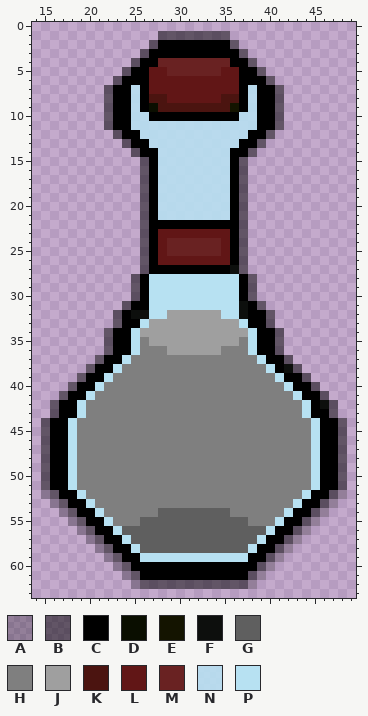
File history of a pixel-art sprite, Common/Textures/Things/PoisonBottles/PoisonBottleSleep.png. This is how it looked before the edit.
The file is 64x64 pixels. Colours within 5 levels of each other are drawn and written as one. Shown: x 14..49, y 0..63.
Palette (. is transparent): A #00000040  B #00000080  C #000000  D #0a0e00  E #141400  F #0d0f0d  G #5f5f5f  H #7f7f7f  J #9f9f9f  K #4b1410  L #611616  M #692222  N #b7e1f2e0  P #b7e1f2
Pixels before, first column x 15:
 1 .............BBBBBBBB.............
 2 ............BCCCCCCCCB............
 3 ...........BCCCCCCCCCCB...........
 4 ..........BCCMMMMMMMMCCB..........
 5 .........BCCLLMMMMMMLLCCB.........
 6 ........BCCCLLLLLLLLLLCCCB........
 7 .......BCCNCLLLLLLLLLLCNCCB.......
 8 .......BCCNCKKLLLLLLKKCNCCB.......
 9 .......BCCNCDKKKKKKKKECNCCB.......
10 .......BCCNNCCCCCCCCCCNNCCB.......
11 .......BCCNNNNNNNNNNNNNNCCB.......
12 ........BCCNNNNNNNNNNNNCCB........
13 .........BCCNNNNNNNNNNCCB.........
14 ..........BCCNNNNNNNNCCB..........
15 ...........BCNNNNNNNNCB...........
16 ...........BCNNNNNNNNCB...........
17 ...........BCNNNNNNNNCB...........
18 ...........BCNNNNNNNNCB...........
19 ...........BCNNNNNNNNCB...........
20 ...........BCNNNNNNNNCB...........
21 ...........BCNNNNNNNNCB...........
22 ...........BCCCCCCCCCCB...........
23 ...........BCLLLLLLLLCB...........
24 ...........BCLMMMMMMLCB...........
25 ...........BCLMMMMMMLCB...........
26 ...........BCLLLLLLLLCB...........
27 ...........BCCCCCCCCCFB...........
28 ..........BCPPPPPPPPPPCB..........
29 ..........BCPPPPPPPPPPCB..........
30 ..........BCPPPPPPPPPPCB..........
31 .........BCCPPPPPPPPPPFCB.........
32 ........BCFFPPJJJJJJPPFCCB........
33 ........BCCPJJJJJJJJJJPCCB........
34 .......BCCPJJJJJJJJJJJJPCCB.......
35 .......BCCPHJJJJJJJJJJHPCCB.......
36 .......BCCPHHHJJJJJJHHHPCCB.......
37 ......BCCPHHHHHHHHHHHHHHPCCB......
38 .....BCCPHHHHHHHHHHHHHHHHPCFB.....
39 ....BCCPHHHHHHHHHHHHHHHHHHPCCB....
40 ...BCCPHHHHHHHHHHHHHHHHHHHHPCCB...
41 ..BCCPHHHHHHHHHHHHHHHHHHHHHHPCCB..
42 .BCCPHHHHHHHHHHHHHHHHHHHHHHHHPCFB.
43 .BCCPHHHHHHHHHHHHHHHHHHHHHHHHPCCB.
44 BCCPHHHHHHHHHHHHHHHHHHHHHHHHHHPCCB
45 BCCPHHHHHHHHHHHHHHHHHHHHHHHHHHPCCB
46 BCCPHHHHHHHHHHHHHHHHHHHHHHHHHHPCCB
47 BCCPHHHHHHHHHHHHHHHHHHHHHHHHHHPCCB
48 BCCPHHHHHHHHHHHHHHHHHHHHHHHHHHPCCB
49 BCCPHHHHHHHHHHHHHHHHHHHHHHHHHHPCCB
50 BCCPHHHHHHHHHHHHHHHHHHHHHHHHHHPCCB
51 BCCPHHHHHHHHHHHHHHHHHHHHHHHHHHPCCB
52 ABCCPHHHHHHHHHHHHHHHHHHHHHHHHPCCBA
53 .ABCCPHHHHHHHHHHHHHHHHHHHHHHPCCBA.
54 ..ABCCPHHHHHHGGGGGGGGHHHHHHPCCBA..
55 ...ABCCPHHHGGGGGGGGGGGGHHHPCCBA...
56 ....ABCCPGGGGGGGGGGGGGGGGPCCBA....
57 .....ABCCPGGGGGGGGGGGGGGPCCBA.....
58 ......ABCCPGGGGGGGGGGGGPCCBA......
59 .......ABCCPPPPPPPPPPPPCCBA.......
60 ........ABCCCCCCCCCCCCCCBA........
61 .........ABCCCCCCCCCCCCBA.........
62 ..........ABBBBBBBBBBBBA..........
The same view after the edit:
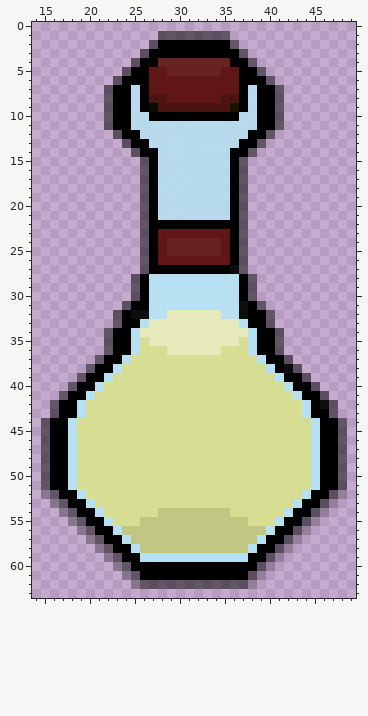
What changed:
colour G: #5f5f5f -> #c1c683
colour H: #7f7f7f -> #d7dd92
colour J: #9f9f9f -> #e6e9b9
